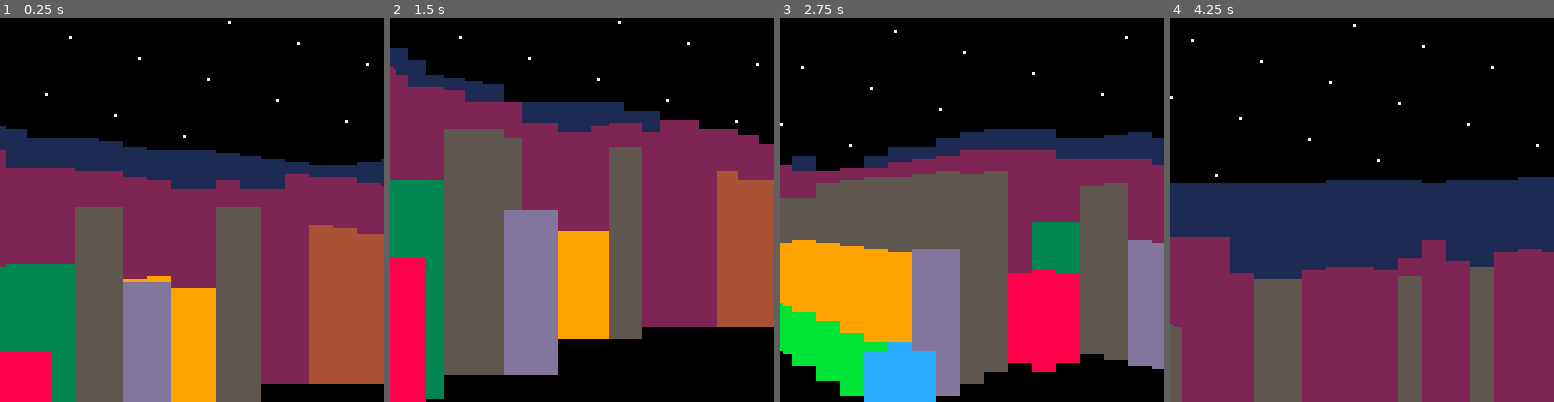
Above: before the commit, frames 1-4 (left to right).
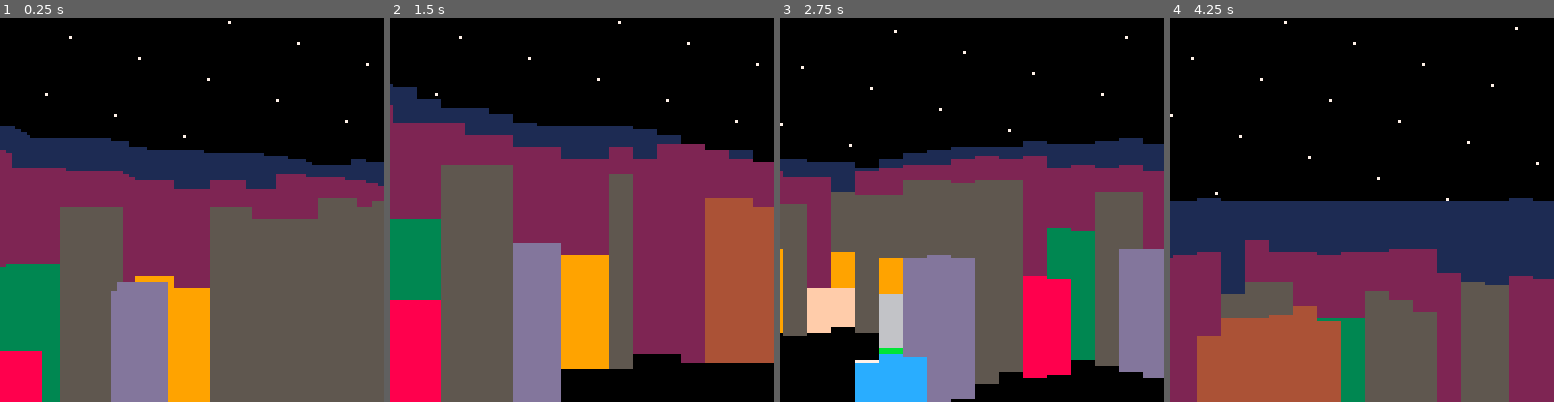
Above: after the commit, the same moments.

Repository: jcwilk/mandel3
Game: PICO-8 cartridge mandel3.p8
Same seed, same stepped clock (60 frames per second), same inputs: the game is played once before the commit and once after it.
Inputs:
- Up to frame 1 (0.25 s): no input
- Up to frame 2 (1.5 s): tap O (Z key) at 0.33, 0.7, 1.43 s; tap X (X key) at 1.07 s
- Up to frame 3 (2.75 s): hold Left 1.97-2.37 s; tap X (X key) at 2.07, 2.4, 2.73 s; tap O (Z key) at 2.22 s; hold Down from 2.42 s (still down)
- Up to frame 4 (4.25 s): release Down at 2.82 s; hold Right 2.87-3.53 s; tap X (X key) every 0.33 s from 3.07 to 4.07 s; tap O (Z key) at 3.1, 3.98 s; hold Up 3.58-4.08 s; hold Right from 4.13 s (still down)

The runs differ from the first frame. In frame 1, 21% of the frame differs, in the area x 1-100%, y 28-100%; in frame 2, 30%, in the area x 0-100%, y 7-100%; in frame 3, 26%; in frame 4, 27%.

Commit message:
Convert pixel column iterations into coroutines
Also do a lot of cleanup and minor optimizations of various bits
throughout

Diff:
--- a/mandel3.p8
+++ b/mandel3.p8
@@ -116,151 +116,178 @@
   end
 end
 
+local pixel_columns={}
 function raycast_walls()
   skipped_columns=0
 
   local screenx=0
-  -- if changed_position then
-  --   cached_grid={}
-  --   total_time=1
-  -- else
-  --   total_time=4
-  -- end
 
   local draw_width
   largest_width=0
   local angle_from_ground = 1/4 - field_of_view/2
 
-  buffer_manager:reset_state()
+  if changed_position then
+    pixel_columns={}
+    cached_grid={}
+    buffer_manager:reset_state(1)
+  else
+    buffer_manager:reset_state(4)
+  end
+  local calc_screenx
 
   while screenx<=127 do
-    draw_width=128*buffer_manager:skip_ratio(screenx/128)
+    draw_width=128*buffer_manager:skip_ratio()
     draw_width=flr(mid(1,8,draw_width))
     if force_draw_width then
       draw_width=force_draw_width
     end
     largest_width=max(largest_width,draw_width)
     skipped_columns+=draw_width-1
-    raycast_pixel_column(screenx+round((draw_width-1)/2), screenx, draw_width)
+    calc_screenx=screenx+round((draw_width-1)/2)
+    if not pixel_columns[calc_screenx] then
+      pixel_columns[calc_screenx] = {
+        cofunction=cocreate(raycast_pixel_column),
+        calc_screenx=calc_screenx,
+        screenx=screenx,
+        draw_width=draw_width
+      }
+      assert(coresume(pixel_columns[calc_screenx].cofunction, pixel_columns[calc_screenx]))
+    else
+      pixel_columns[calc_screenx].draw_width=draw_width
+      pixel_columns[calc_screenx].screenx=screenx
+      assert(coresume(pixel_columns[calc_screenx].cofunction))
+    end
+
     screenx+=draw_width
-  end
-end
-
-function raycast_pixel_column(calc_screenx,screenx,draw_width)
+    buffer_manager.progress_ratio=screenx/128
+  end
+end
+
+function raycast_pixel_column(pixel_column)
   local pa,pv,currx,curry,found,intx,inty,xstep,ystep,distance
-
-  pa=screenx_to_angle(screenx+(draw_width-1)/2)
+  local height,distance_to_pixel_col,lowest_y,current_draw_distance,current_max_iterations,blocker_ratio
+  local calc_screenx,screenx,draw_width
+
+  calc_screenx=pixel_column.calc_screenx
+  pa=screenx_to_angle(calc_screenx)
   pv=pa:tovector()
   --printh("vec"..tostr(pv.x)..","..tostr(pv.y))
 
-  currx=round(player.coords.x/grid_size)*grid_size
-  curry=round(player.coords.y/grid_size)*grid_size
-  xstep=towinf(pv.x)*grid_size
-  ystep=towinf(pv.y)*grid_size
-
-  -- TODO: make this stuff work with the variable grid size
-  -- take the largest coord difference from player coord (eg, if most of the difference is across x, then take x difference)
-  -- for some number Z indicating how big the grid is, make the grid ceil(x_difference/Z)
-  -- that way it won't switch grids in the middle of a larger grid
-  -- for this to work, the result needs to be only powers of 2... or rather, each new grid size needs to be double the last
-  -- haven't figured out whether the raw value should be rounded up to the next power of two or down to the last
-
-  if abs(pv.x) > abs(pv.y) then
-    intx= currx - xstep/2
-    distance = (intx - player.coords.x) / pv.x
-    inty= player.coords.y + distance * pv.y
-  else
-    inty= curry - ystep/2
-    distance = (inty - player.coords.y) / pv.y
-    intx= player.coords.x + distance * pv.x
-  end
-
-  found=false
-
-  local height
-  local distance_to_pixel_col = 1 / cos((pa-player.bearing).val)
-  local lowest_y = 128
-  --printh(distance)
-  debugged=false
-  local current_draw_distance=draw_distance*player_height
-  local current_max_iterations=max_iterations
-  local blocker_ratio=false
-
-  while not found and distance < current_draw_distance do
-    if (currx + xstep/2 - intx) / pv.x < (curry + ystep/2 - inty) / pv.y then
-      intx= currx + xstep/2
+  local first_time=true
+
+  while true do
+    if not first_time then
+
+    end
+
+    screenx=pixel_column.screenx
+    draw_width=pixel_column.draw_width
+
+    currx=round(player.coords.x/grid_size)*grid_size
+    curry=round(player.coords.y/grid_size)*grid_size
+    xstep=towinf(pv.x)*grid_size
+    ystep=towinf(pv.y)*grid_size
+
+    -- TODO: make this stuff work with the variable grid size
+    -- take the largest coord difference from player coord (eg, if most of the difference is across x, then take x difference)
+    -- for some number Z indicating how big the grid is, make the grid ceil(x_difference/Z)
+    -- that way it won't switch grids in the middle of a larger grid
+    -- for this to work, the result needs to be only powers of 2... or rather, each new grid size needs to be double the last
+    -- haven't figured out whether the raw value should be rounded up to the next power of two or down to the last
+
+    if abs(pv.x) > abs(pv.y) then
+      intx= currx - xstep/2
       distance = (intx - player.coords.x) / pv.x
       inty= player.coords.y + distance * pv.y
-      currx+= xstep
     else
-      inty= curry + ystep/2
+      inty= curry - ystep/2
       distance = (inty - player.coords.y) / pv.y
       intx= player.coords.x + distance * pv.x
-      curry+= ystep
-    end
-
-    iterations = mandelbrot(currx, curry, current_max_iterations)
-
-    height = max_wall_height*(1-iterations/max_iterations)
-    relative_height = height - player_height
-
-    if relative_height < 0 then
-      -- hack to make the distance calculated to the far wall rather than close wall for if we can see the top so it doesn't look empty
-      -- distance gets overwritten each iteration so this is (for now) fine to do
-      -- there's probably a more efficient way to do this, but screw it
+    end
+
+    found=false
+
+    distance_to_pixel_col = 1 / cos((pa-player.bearing).val)
+    lowest_y = 128
+    current_draw_distance=draw_distance*player_height
+    current_max_iterations=max_iterations
+    blocker_ratio=false
+
+    while not found and distance < current_draw_distance do
       if (currx + xstep/2 - intx) / pv.x < (curry + ystep/2 - inty) / pv.y then
-        distance = (currx + xstep/2 - player.coords.x) / pv.x
+        intx= currx + xstep/2
+        distance = (intx - player.coords.x) / pv.x
+        inty= player.coords.y + distance * pv.y
+        currx+= xstep
       else
-        distance = (curry + ystep/2 - player.coords.y) / pv.y
-      end
-    end
-
-    screen_distance_from_center = relative_height * distance_to_pixel_col/distance
-    if debug and screenx == 64 and not debugged then
-      debugged=true
-      --printh("screenx")
-      --printh(distance_to_pixel_col)
-    end
-    pixels_from_center = 128 * screen_distance_from_center/screen_width
-    screeny = round(63.5 - pixels_from_center)
-
-    if screeny < lowest_y then
-      blocker_ratio = relative_height / distance
-
-      if relative_height > 0 then
-        current_draw_distance=min(current_draw_distance,distance * (max_wall_height-player_height)/relative_height)
-      end
-
-      rectfill(screenx, lowest_y-1, screenx+draw_width-1, screeny, colors[1+flr((iterations/max_iterations)^2*15)])
-      lowest_y = screeny
-    end
-
-    if blocker_ratio then
-      min_height = player_height + blocker_ratio * distance
-      current_max_iterations = max_iterations * (-1 * min_height / max_wall_height + 1)
-    end
-  end
-
-  return draw_width
+        inty= curry + ystep/2
+        distance = (inty - player.coords.y) / pv.y
+        intx= player.coords.x + distance * pv.x
+        curry+= ystep
+      end
+
+      iterations = mandelbrot(currx, curry, current_max_iterations)
+
+      height = max_wall_height*(1-iterations/max_iterations)
+      relative_height = height - player_height
+
+      if relative_height < 0 then
+        -- hack to make the distance calculated to the far wall rather than close wall for if we can see the top so it doesn't look empty
+        -- distance gets overwritten each iteration so this is (for now) fine to do
+        -- there's probably a more efficient way to do this, but screw it
+        if (currx + xstep/2 - intx) / pv.x < (curry + ystep/2 - inty) / pv.y then
+          distance = (currx + xstep/2 - player.coords.x) / pv.x
+        else
+          distance = (curry + ystep/2 - player.coords.y) / pv.y
+        end
+      end
+
+      screen_distance_from_center = relative_height * distance_to_pixel_col/distance
+
+      pixels_from_center = 128 * screen_distance_from_center/screen_width
+      screeny = round(63.5 - pixels_from_center)
+
+      if screeny < lowest_y then
+        blocker_ratio = relative_height / distance
+
+        if relative_height > 0 then
+          current_draw_distance=min(current_draw_distance,distance * (max_wall_height-player_height)/relative_height)
+        end
+
+        rectfill(screenx, lowest_y-1, screenx+draw_width-1, screeny, colors[1+flr((iterations/max_iterations)^2*15)])
+        lowest_y = screeny
+      end
+
+      if blocker_ratio then
+        min_height = player_height + blocker_ratio * distance
+        current_max_iterations = max_iterations * (-1 * min_height / max_wall_height + 1)
+      end
+    end
+
+    yield()
+
+    first_time=false
+  end
 end
 
 build_buffer_manager = (function()
   local buffer_percent=.2
-  local total_time=1 -- todo - make this longer when stationary
-
-  local function reset_state(obj)
+
+  local function reset_state(obj,total_time)
     obj.start_time=stat(1)
     obj.alotted_time=total_time-obj.start_time
 
     obj.start_time+=buffer_percent*obj.alotted_time
     obj.alotted_time-=buffer_percent*obj.alotted_time
-  end
-
-  local function skip_ratio(obj,progress_ratio)
+
+    obj.progress_ratio=0
+  end
+
+  local function skip_ratio(obj)
     --behind_time=stat(1)-(obj.start_time+progress_ratio*obj.alotted_time-obj.buffer_time)
     --skip_ratio=behind_time/obj.alotted_time
     --v reduced from ^
-    return (stat(1)-obj.start_time)/obj.alotted_time + buffer_percent - progress_ratio
+    return (stat(1)-obj.start_time)/obj.alotted_time + buffer_percent - obj.progress_ratio
   end
 
   return function()
@@ -268,7 +295,7 @@
       reset_state=reset_state,
       skip_ratio=skip_ratio
     }
-    obj:reset_state()
+    obj:reset_state(1)
     return obj
   end
 end)()
Not shown, changed: index.js
